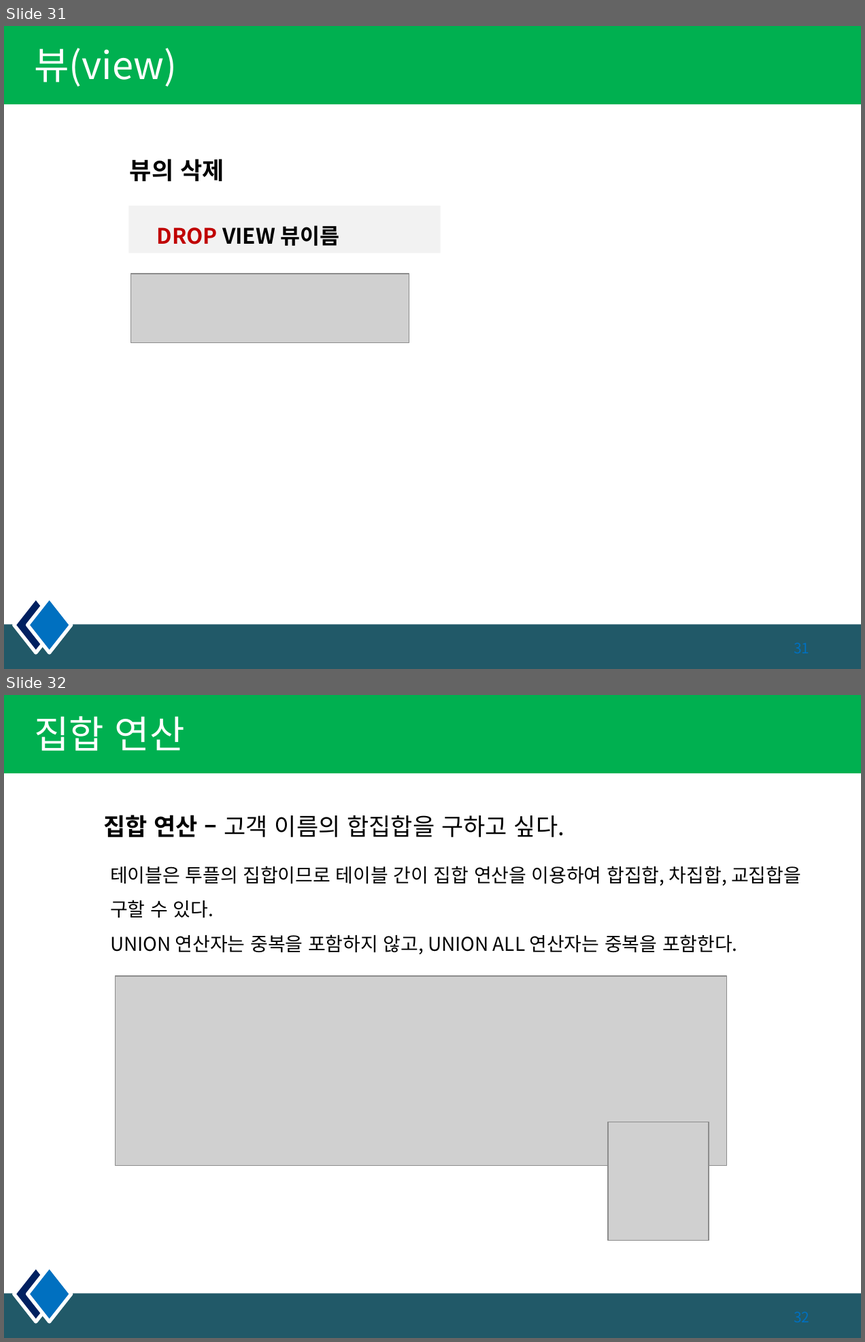
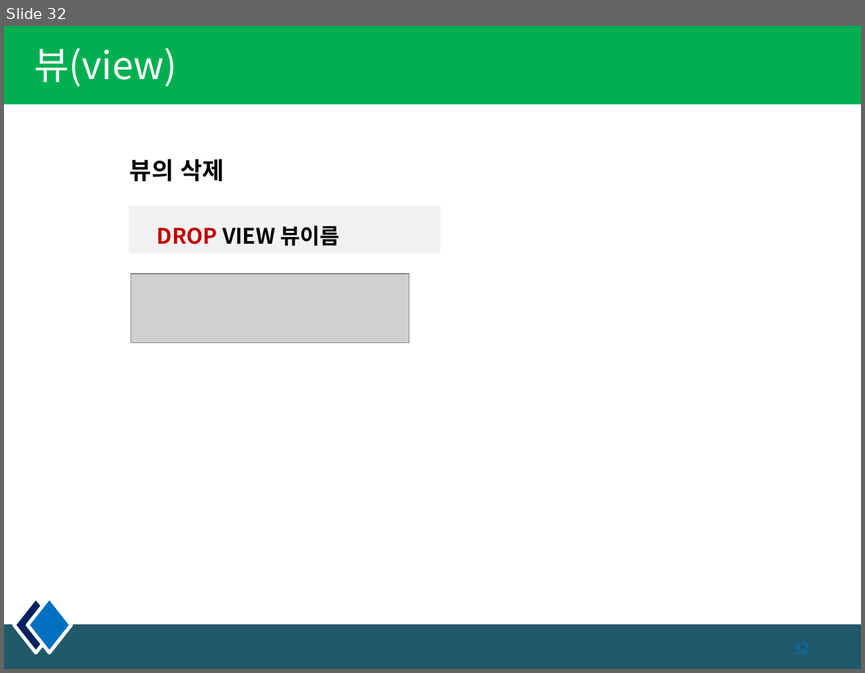
Before and after one commit to kiyongee2/green_project_web, a slide deck: db_ppt/4장. select_join.pptx. Shown one above the other, each under a label of ours: slides 31 and 32 before the commit, slide 32 after it. The pictures are 865x1342 and 865x673 pixels, drawn with LibreOffice and Linux fonts; fonts in the diff are those of the drawing; grey boxes stand for pictures. Boxes give left, top, right and bottom in pixels: in the first picture for what was removed or moved away, otherwise in the second. Text is boxed around its words. In the diff, an @@ line names an element or a change of style, - is before the commit and + after.

```diff
--- a/db_ppt/4장. select_join.pptx
+++ b/db_ppt/4장. select_join.pptx
@@ slide 32 removed at (4,695,861,1338), background #FFFFFF; not listed: 4 template elements that a slide beside it also shows @@
@@ title removed at (34,716,185,751) @@
-집합 연산
@@ text removed at (103,815,565,837) @@
-집합 연산 – 고객 이름의 합집합을 구하고 싶다.
@@ text removed at (110,866,801,954) @@
-테이블은 투플의 집합이므로 테이블 간이 집합 연산을 이용하여 합집합, 차집합, 교집합을 구할 수 있다.
-UNION 연산자는 중복을 포함하지 않고, UNION ALL 연산자는 중복을 포함한다.
@@ picture removed at (116,976,726,1166) @@
@@ picture removed at (608,1121,709,1240) @@
@@ what was slide 31 is now slide 32 @@
```
Also in this commit, not shown: 4 slides changed, 3 slides added, 3 other slides removed, 2 other files.
